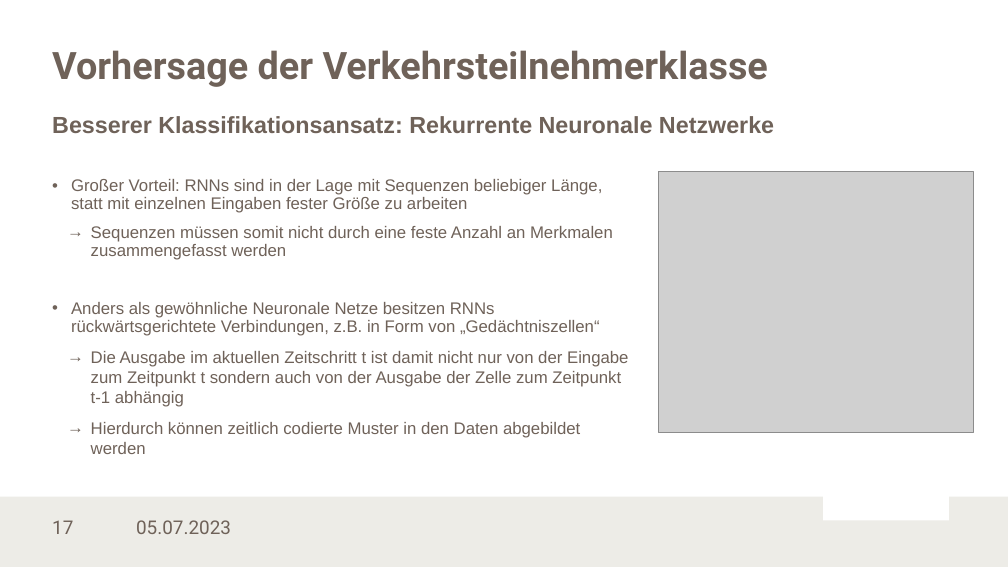
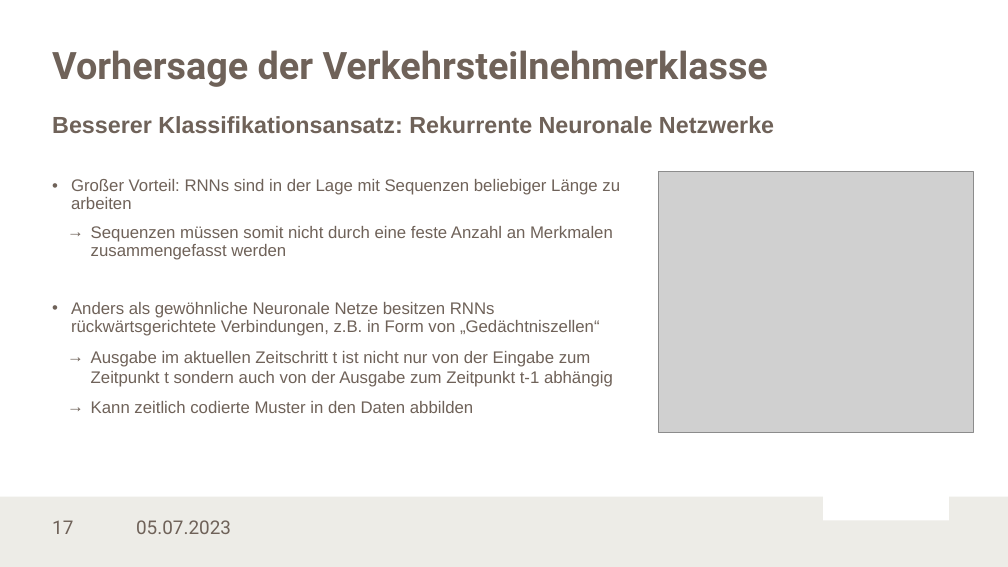
Before and after one commit to LennartKoepper/Bachelor-Thesis, a slide deck: slide 17 of Seminar/Bachelorseminar_02-07-2023.pptx. Drawn at 1008x567 pixels with LibreOffice and Linux fonts; fonts in the diff are those of the drawing; grey boxes stand for pictures; background and template pictures are left out. Boxes give left, top, right and bottom in pixels: in the first picture for what was removed or moved away, otherwise in the second. Text is boxed around its words. In the diff, an @@ line names an element or a change of style, - is before the commit and + after.

```diff
--- a/Seminar/Bachelorseminar_02-07-2023.pptx
+++ b/Seminar/Bachelorseminar_02-07-2023.pptx
@@ text at [71,179,620,209]: text changed @@
-• Großer Vorteil: RNNs sind in der Lage mit Sequenzen beliebiger Länge, statt mit einzelnen Eingaben fester Größe zu arbeiten
+• Großer Vorteil: RNNs sind in der Lage mit Sequenzen beliebiger Länge zu arbeiten
@@ text at [91,351,613,413]: text changed @@
-→ Die Ausgabe im aktuellen Zeitschritt t ist damit nicht nur von der Eingabe zum Zeitpunkt t sondern auch von der Ausgabe der Zelle zum Zeitpunkt t-1 abhängig
-→ Hierdurch können zeitlich codierte Muster in den Daten abgebildet werden
+→ Ausgabe im aktuellen Zeitschritt t ist nicht nur von der Eingabe zum Zeitpunkt t sondern auch von der Ausgabe zum Zeitpunkt t-1 abhängig
+→ Kann zeitlich codierte Muster in den Daten abbilden
```
Also in this commit, not shown: 8 other slides changed.
